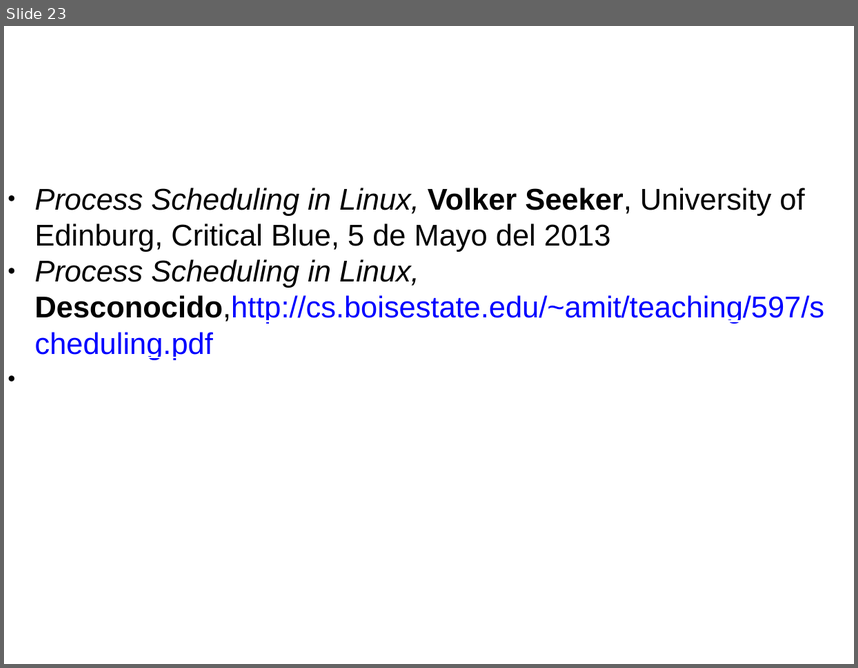
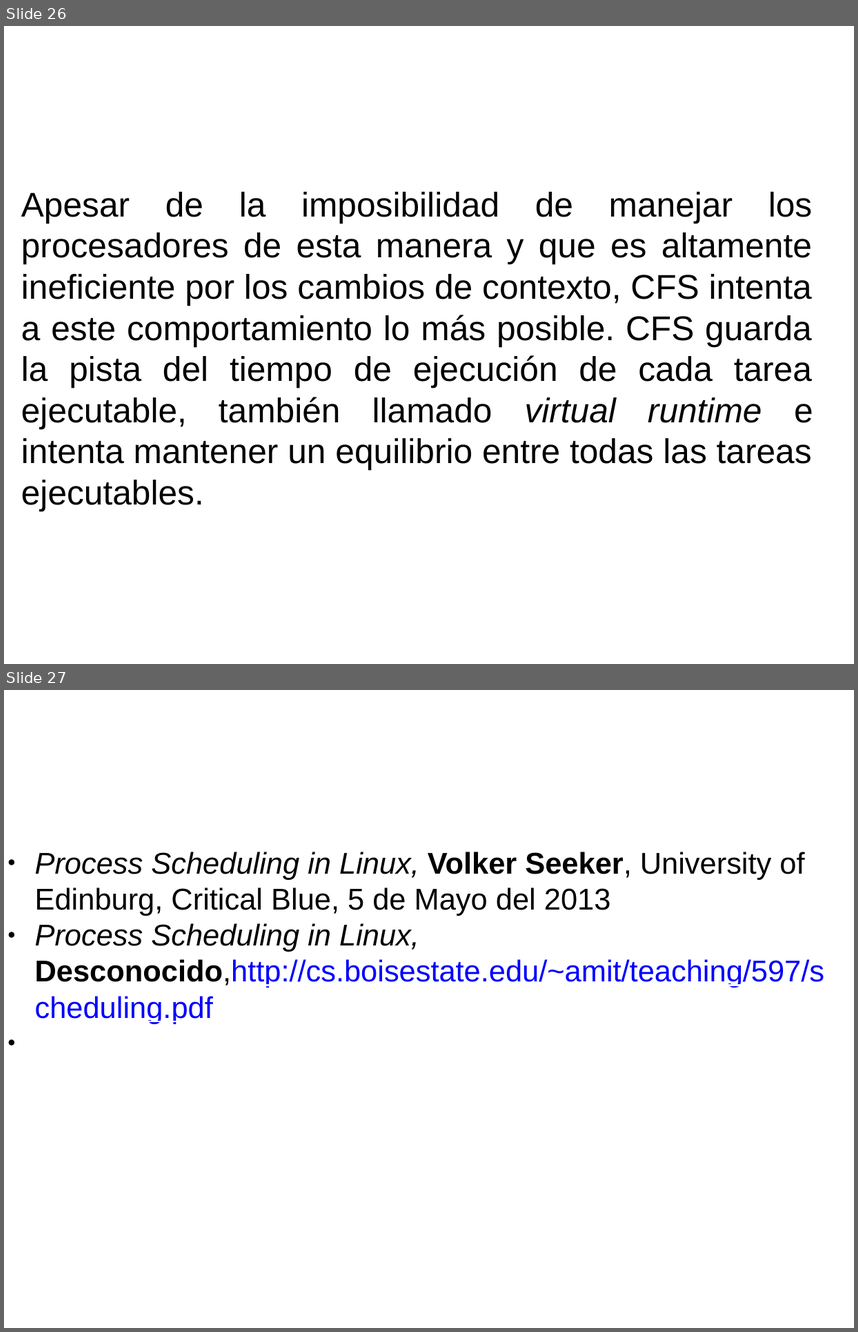
Before and after one commit to gwolf/clase-sistop-2017-01, a slide deck: exposiciones/planificadorCFS/planificadorCFS.pptx. Shown one above the other, each under a label of ours: slide 23 before the commit, slides 26 and 27 after it. The pictures are 858x668 and 858x1332 pixels, drawn with LibreOffice and Linux fonts; fonts in the diff are those of the drawing; background and template pictures are left out. Boxes give left, top, right and bottom in pixels: in the first picture for what was removed or moved away, otherwise in the second. Text is boxed around its words. In the diff, an @@ line names an element or a change of style, - is before the commit and + after.

```diff
--- a/exposiciones/planificadorCFS/planificadorCFS.pptx
+++ b/exposiciones/planificadorCFS/planificadorCFS.pptx
@@ slide 26 added at <box>4,26,854,664</box>, background #FFFFFF @@
@@ text added at <box>43,41,765,163</box>, 40 pt, text #FFFFFF @@
+5 Completely fair scheduler
@@ text added at <box>21,192,813,511</box>, 32 pt, text #000000 @@
+Apesar de la imposibilidad de manejar los procesadores de esta manera y que es altamente ineficiente por los cambios de contexto, CFS intenta a este comportamiento lo más posible. CFS guarda la pista del tiempo de ejecución de cada tarea ejecutable, también llamado virtual runtime e intenta mantener un equilibrio entre todas las tareas ejecutables.
@@ what was slide 23 is now slide 27 @@
```
Also in this commit, not shown: 3 slides changed, 4 other slides added, 1 slide removed.
